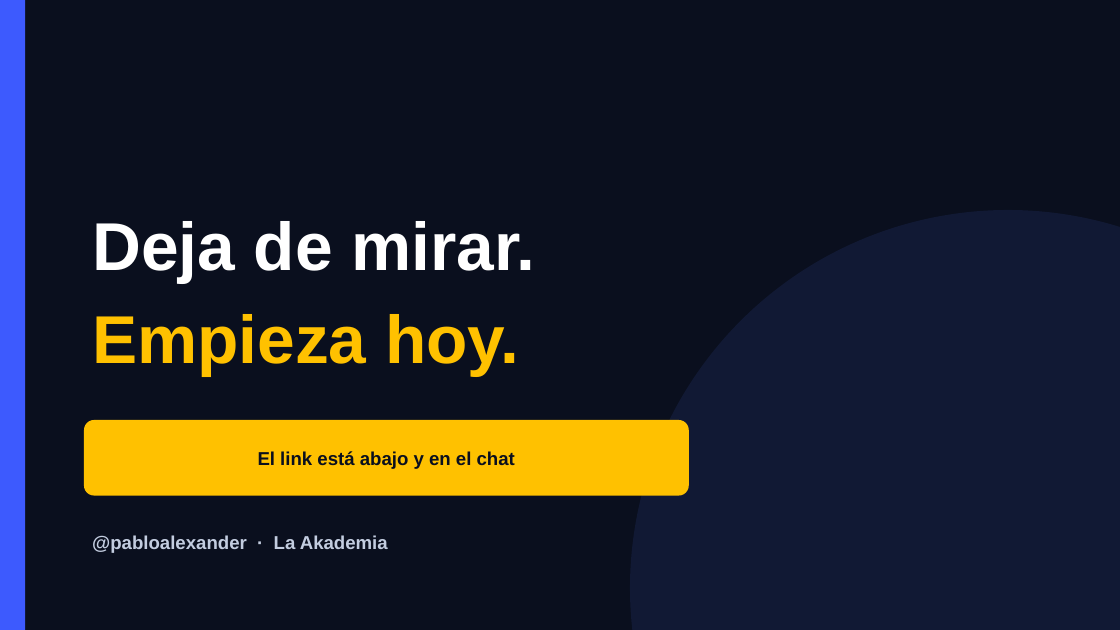
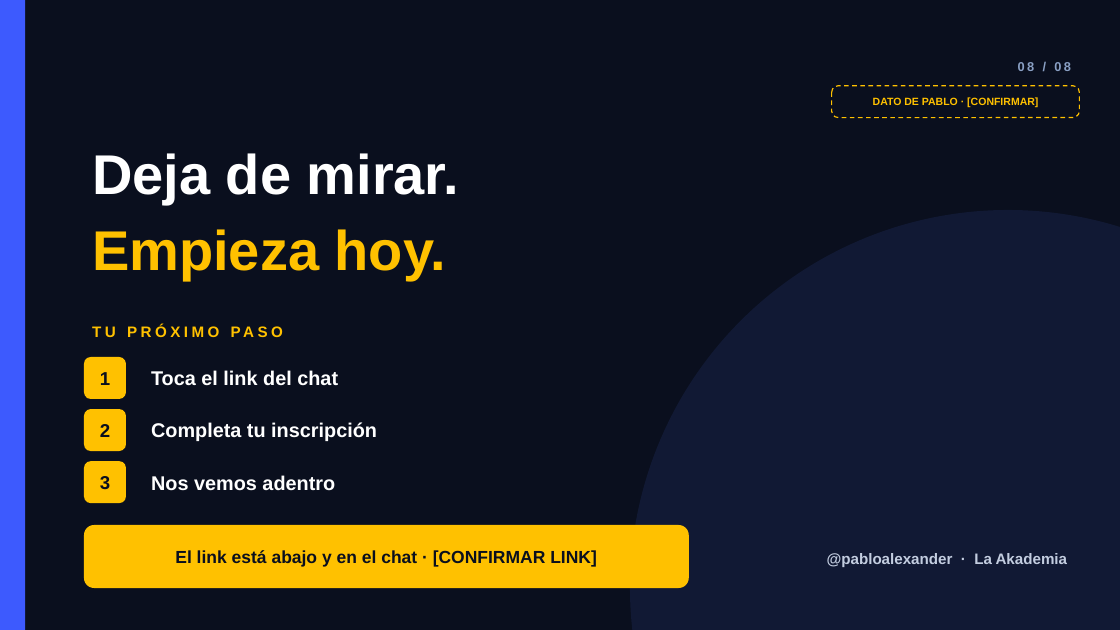
Before and after one commit to henryqueroa/pablo-torrealba-package, a slide deck: slide 20 of webinar/pablo-torrealba-webinar-deck.pptx (slide 14 before the commit). Drawn at 1120x630 pixels with LibreOffice and Linux fonts; fonts in the diff are those of the drawing. Boxes give left, top, right and bottom in pixels: in the first picture for what was removed or moved away, otherwise in the second. Text is boxed around its words. In the diff, an @@ line names an element or a change of style, - is before the commit and + after.

Commit message:
Deploy hub update for Pablo Torrealba

```diff
--- a/webinar/pablo-torrealba-webinar-deck.pptx
+++ b/webinar/pablo-torrealba-webinar-deck.pptx
@@ rounded rectangle added at (x1=832, y1=86, x2=1080, y2=118), fill #0A0F1E, outline #FFC100 1 pt dashed @@
@@ text added at (x1=1018, y1=62, x2=1071, y2=71), 11 pt, text #8AA0C4, bold @@
+08 / 08
@@ text added at (x1=873, y1=97, x2=1038, y2=107), 9 pt, text #FFC100, bold @@
+DATO DE PABLO · [CONFIRMAR]
@@ text "Deja de mirar." moved from (x1=92, y1=221, x2=535, y2=283) to (x1=92, y1=153, x2=459, y2=204) @@
@@ text "Deja de mirar." at (x1=92, y1=153, x2=459, y2=204): size 58 to 48 pt @@
@@ text "Empieza hoy." at (x1=92, y1=229, x2=446, y2=279): size 58 to 48 pt @@
@@ text "Empieza hoy." moved from (x1=92, y1=314, x2=519, y2=376) to (x1=92, y1=229, x2=446, y2=279) @@
@@ rounded rectangle added at (x1=84, y1=357, x2=126, y2=399), fill #FFC100 @@
@@ text added at (x1=100, y1=372, x2=110, y2=385), 16 pt, text #0A0F1E, bold @@
+1
@@ text added at (x1=151, y1=370, x2=338, y2=386), 17 pt, text #FFFFFF, bold @@
+Toca el link del chat
@@ rounded rectangle added at (x1=84, y1=409, x2=126, y2=451), fill #FFC100 @@
@@ text added at (x1=100, y1=424, x2=110, y2=437), 16 pt, text #0A0F1E, bold @@
+2
@@ text added at (x1=151, y1=422, x2=377, y2=441), 17 pt, text #FFFFFF, bold @@
+Completa tu inscripción
@@ text added at (x1=247, y1=424, x2=266, y2=437), 13 pt, text #FFC100, bold @@
+TU PRÓXIMO PASO
@@ rounded rectangle added at (x1=84, y1=461, x2=126, y2=503), fill #FFC100 @@
@@ text added at (x1=100, y1=476, x2=110, y2=490), 16 pt, text #0A0F1E, bold @@
+3
@@ text added at (x1=151, y1=475, x2=335, y2=491), 17 pt, text #FFFFFF, bold @@
+Nos vemos adentro
@@ rounded rectangle resized from (x1=84, y1=420, x2=689, y2=496) to (x1=84, y1=525, x2=689, y2=588) @@
@@ rounded rectangle at (x1=84, y1=525, x2=689, y2=588): proportions changed @@
@@ text at (x1=175, y1=550, x2=597, y2=567): text changed; size 16 to 15 pt @@
-El link está abajo y en el chat
+El link está abajo y en el chat · [CONFIRMAR LINK]
@@ text "@pabloalexander · La Akademia" moved from (x1=92, y1=535, x2=388, y2=553) to (x1=827, y1=553, x2=1068, y2=567) @@
@@ text "@pabloalexander · La Akademia" at (x1=827, y1=553, x2=1068, y2=567): size 16 to 13 pt; alignment left to right @@
```
Also in this commit, not shown: 13 other slides changed, 6 slides added, 3 other files.
